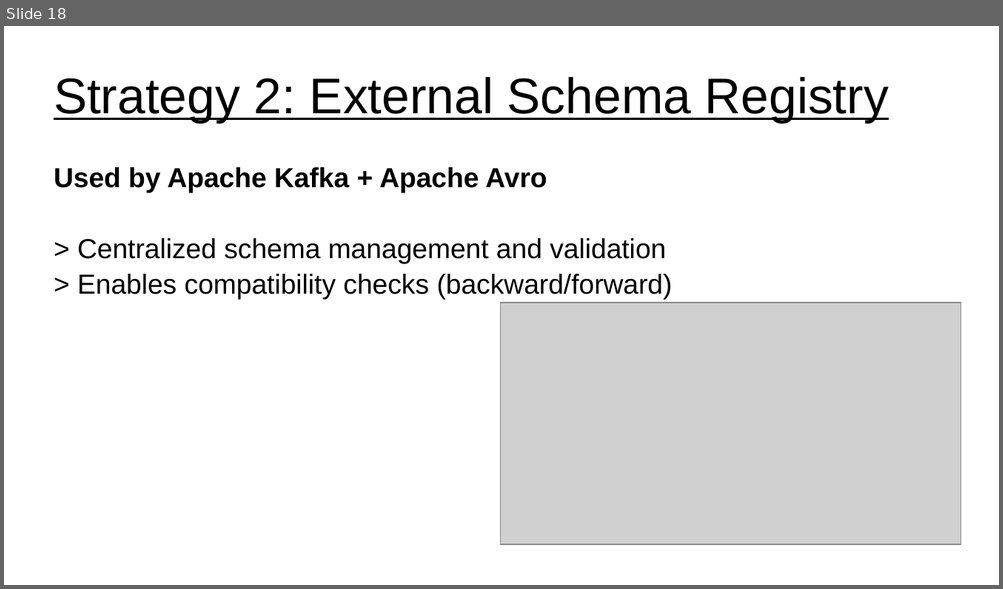
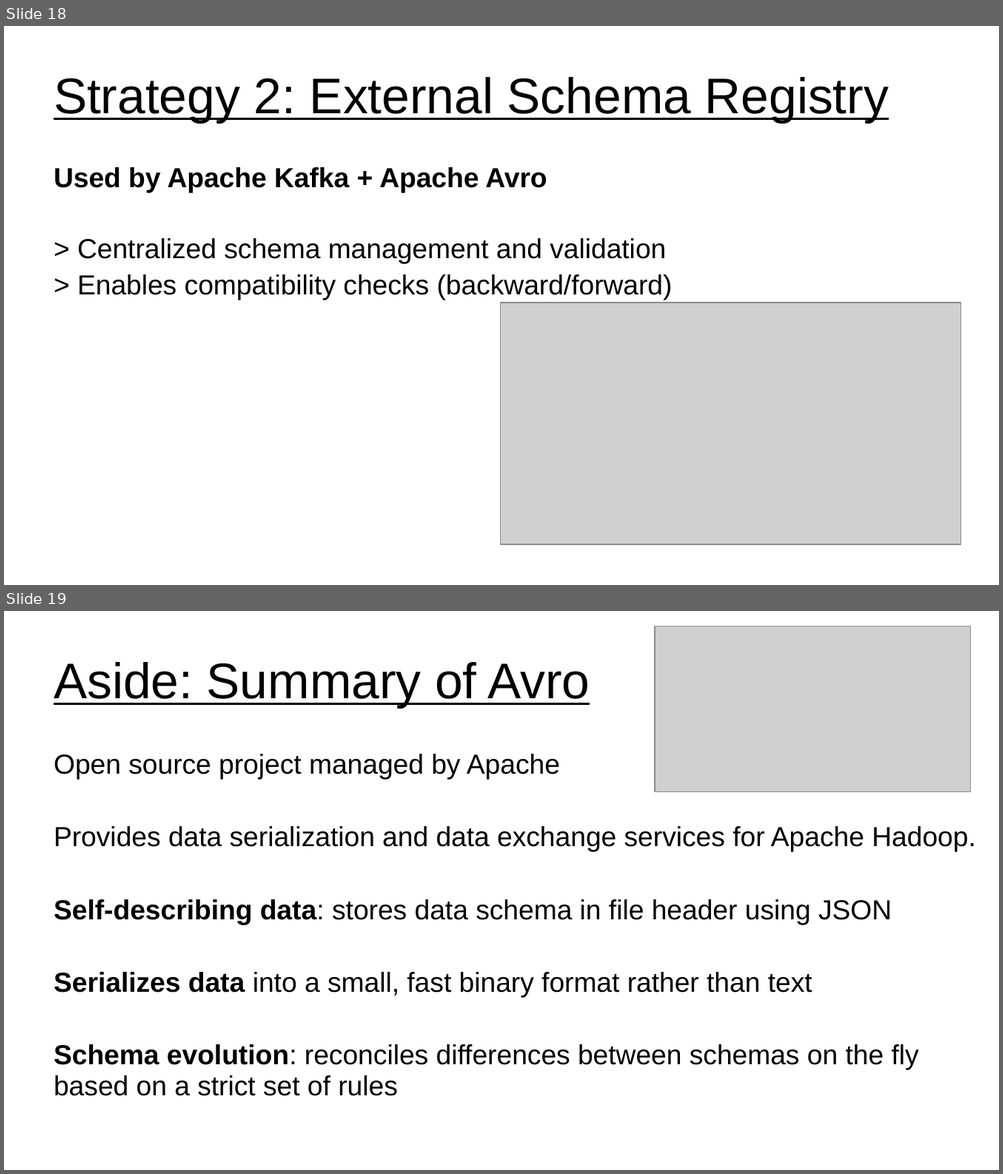
Before and after one commit to UVADS/ds5110, a slide deck: 10_event_streams_and_data_contracts/content_schema_enforcement/schema_enforcement_in_streaming.ppt. Shown one above the other, each under a label of ours: slide 18 before the commit, slides 18 and 19 after it. The pictures are 1003x589 and 1003x1174 pixels, drawn with LibreOffice and Linux fonts; fonts in the diff are those of the drawing; grey boxes stand for pictures. Boxes give left, top, right and bottom in pixels: in the first picture for what was removed or moved away, otherwise in the second. Text is boxed around its words. In the diff, an @@ line names an element or a change of style, - is before the commit and + after.

Commit message:
added avro summary

```diff
--- a/10_event_streams_and_data_contracts/content_schema_enforcement/schema_enforcement_in_streaming.ppt
+++ b/10_event_streams_and_data_contracts/content_schema_enforcement/schema_enforcement_in_streaming.ppt
@@ slide 19 added at (4,611,999,1170), background #FFFFFF @@
@@ picture added at (654,627,970,792) @@
@@ title added at (54,662,590,708), 40 pt, text #000000, underline @@
+Aside: Summary of Avro
@@ subtitle added at (54,754,976,1096), 22 pt, text #000000 @@
+Open source project managed by Apache
+Provides data serialization and data exchange services for Apache Hadoop.
+Self-describing data: stores data schema in file header using JSON
+Serializes data into a small, fast binary format rather than text
+Schema evolution: reconciles differences between schemas on the fly based on a strict set of rules
```
Also in this commit, not shown: 1 slide changed, 1 other file.
